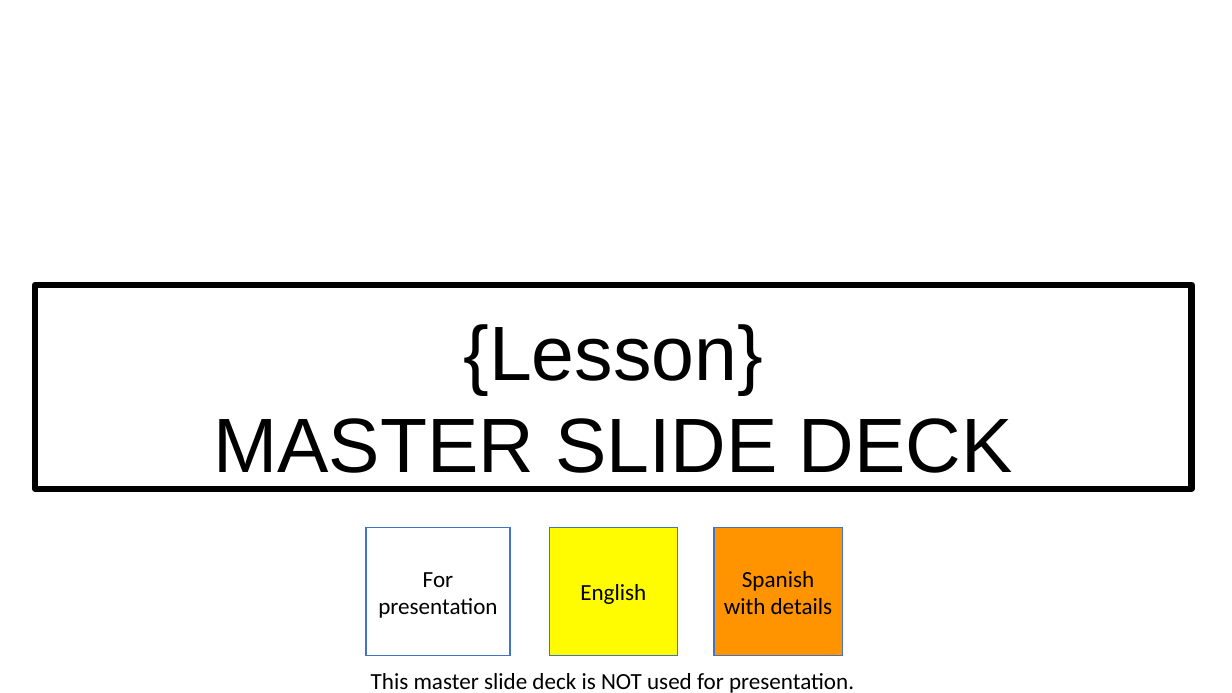
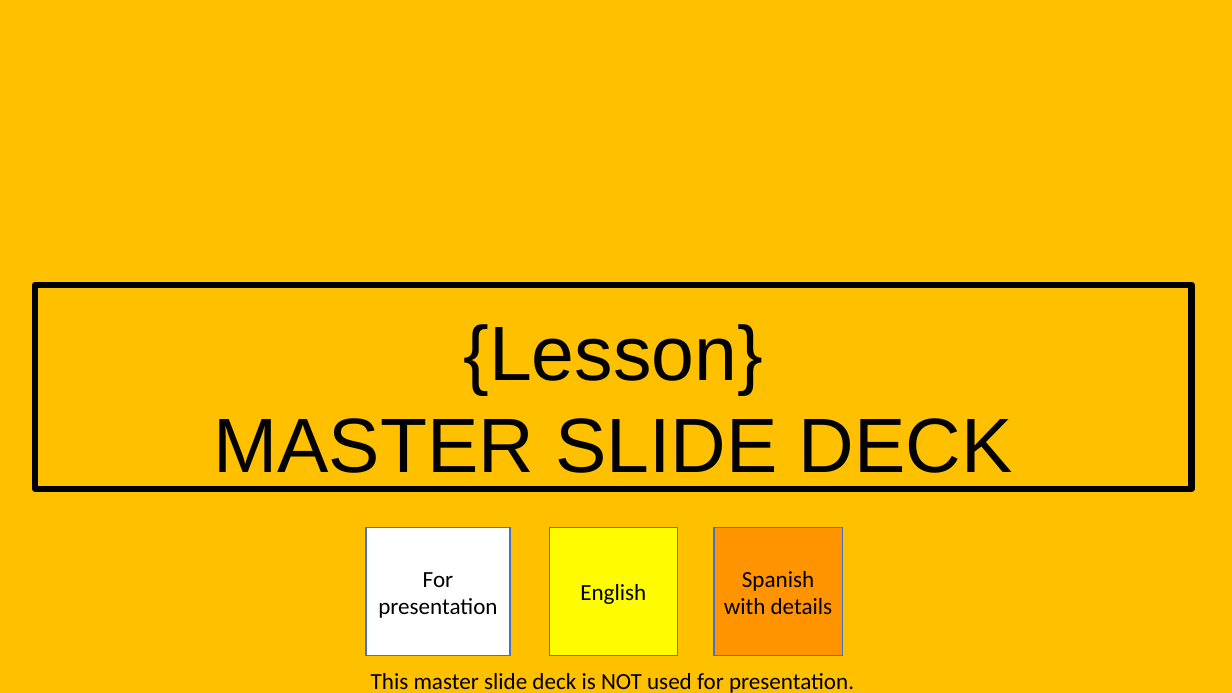
Before and after one commit to irregularchat/template-instructional-design, a slide deck: slide 1 of Development-Training_Name/4-Implement/Lesson_Plans-POI_NAME/Lesson_Plan01-NAME/Audio_Visual-Template/Lesson_Slide-LESSON_NAME.pptx. Drawn at 1232x693 pixels with LibreOffice and Linux fonts; fonts in the diff are those of the drawing. Boxes give left, top, right and bottom in pixels: in the first picture for what was removed or moved away, otherwise in the second. Text is boxed around its words. In the diff, an @@ line names an element or a change of style, - is before the commit and + after.

```diff
--- a/Development-Training_Name/4-Implement/Lesson_Plans-POI_NAME/Lesson_Plan01-NAME/Audio_Visual-Template/Lesson_Slide-LESSON_NAME.pptx
+++ b/Development-Training_Name/4-Implement/Lesson_Plans-POI_NAME/Lesson_Plan01-NAME/Audio_Visual-Template/Lesson_Slide-LESSON_NAME.pptx
@@ background #FFFFFF to #FFC000 @@
```
Also in this commit, not shown: 2 other files.
